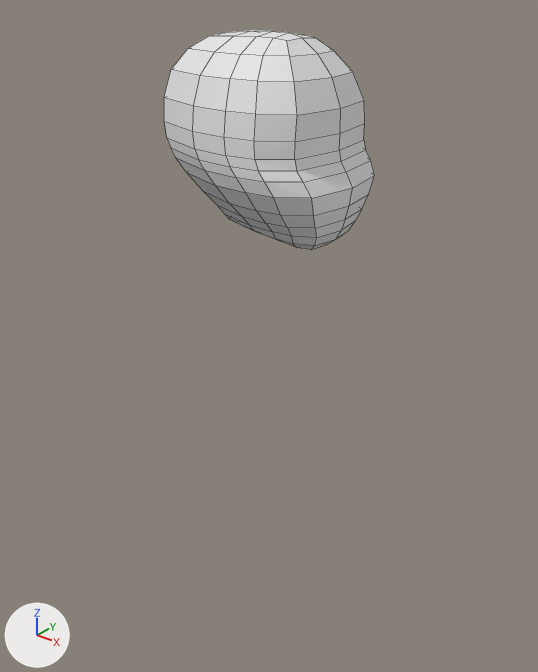
One commit to the Blender file Modelos/Cabeca.blend: the scene before it, then after it.
Both versions are drawn from a 50 mm lens placed at (0.665, -0.84, 0.26), pointed at (-0.016, 0.012, -0.268). Every picture has the same lights, and +X, +Y and +Z are marked at lower left. The older version comes first. Mesh edges are drawn as thin lines.

In view in the first picture: 'Cabeca'.
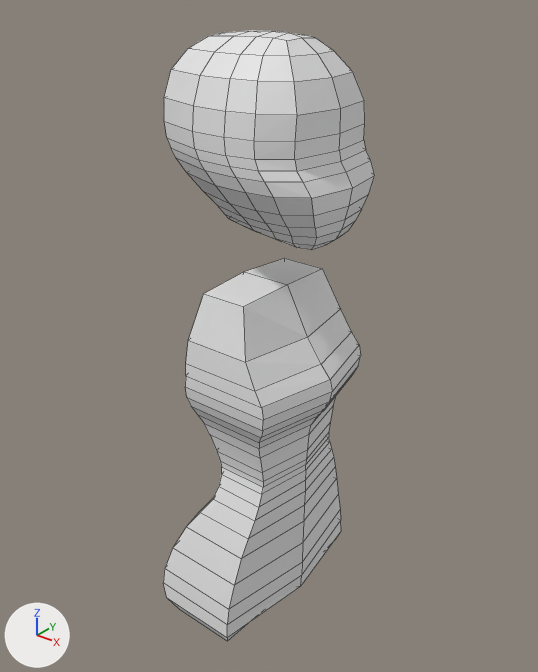
Location of each change, [x1, y1, x2, y2] in pixels of the pictures (538 x 672 px):
'Torax', added
    after: [163, 258, 361, 642]

What changed in the scene script:
```text
Add me_cubo_001:
    me_cubo_001.from_pydata(...)  # 138 vertices, 136 faces; spans x -2.06..1.67, y -2.88..2.88, z -4.92..3.63
Add ob_torax:
    ob_torax = bpy.data.objects.new('Torax', me_cubo_001)
    ob_torax.location = (0.0, 0.001, -0.412)
    ob_torax.scale = (0.0737, 0.0737, 0.0737)
    _m = ob_torax.modifiers.new('Suavizar', 'SMOOTH')
    _m.iterations = 3
```
